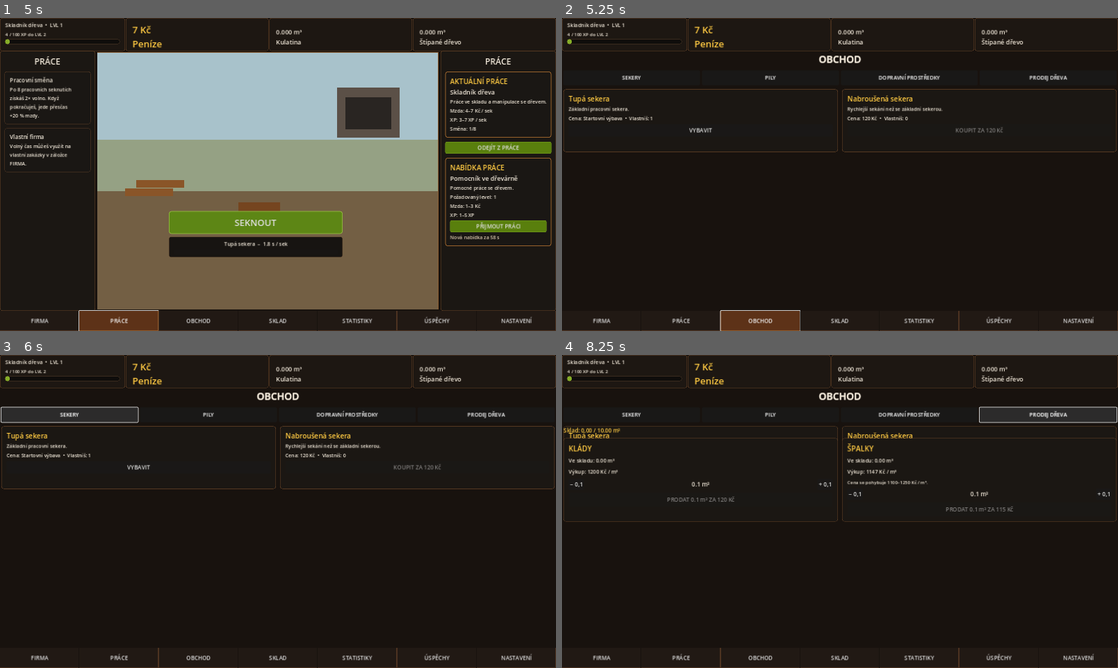
Above: before the commit, frames 1-4 (two rows, left to right).
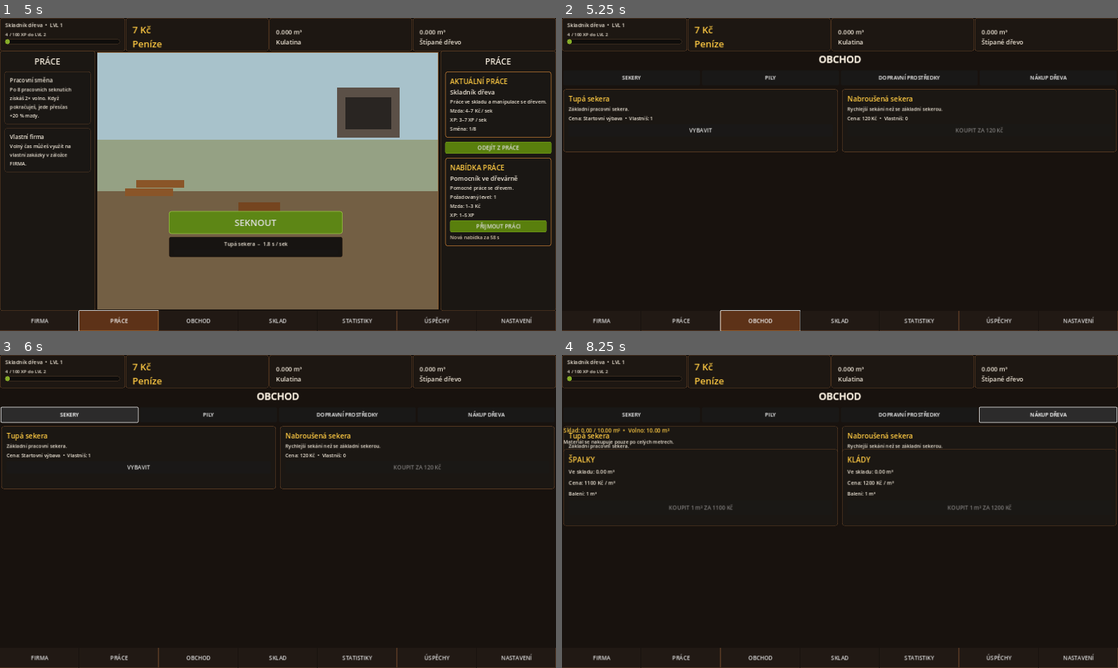
Above: after the commit, the same moments.

Repository: welewan-code/Lumberjack-John
Game: Godot game, scene res://Main.tscn
The game is run twice, just before and just after one commit, with the same random seed, the same clock (stepped at 60 frames per second) and the same inputs.
Inputs (mouse positions are in pixels of both pictures, inside the frame that each line leads up to):
- Up to frame 1 (5 s): click "SEKNOUT" at 0.5 s; click "ODEJÍT Z PRÁCE" at 1.25 s; click "PŘIJMOUT PRÁCI" at 2 s; click "FIRMA" at 2.75 s; click "ŠPALEK ŠTÍPAT" at 3.5 s; click "PRÁCE" at 4.25 s
- Up to frame 2 (5.25 s): click "OBCHOD" at 5 s
- Up to frame 3 (6 s): click "SEKERY" at 5.75 s
- Up to frame 4 (8.25 s): click "PILY" at 6.5 s; click "DOPRAVNÍ PROSTŘEDKY" at 7.25 s; click (1045, 414) at 8 s, where only the run before the commit has a clickable "PRODEJ DŘEVA"

Frame 1 is identical in both runs. In frame 2, less than 0.1% of the frame differs, in the area x 84-91%, y 17-21%; in frame 3, less than 0.1%; in frame 4, 2.6%, in the area x 0-100%, y 17-55%.

Commit message:
Change wood tab to whole-cubic-meter purchases

Diff:
--- a/shop_ui.gd
+++ b/shop_ui.gd
@@ -1,11 +1,11 @@
 extends Node
 
 const SHOP_SAVE_PATH := "user://shop_inventory.json"
-const CATEGORIES: Array[String] = ["SEKERY", "PILY", "DOPRAVNÍ PROSTŘEDKY", "PRODEJ DŘEVA"]
+const CATEGORIES: Array[String] = ["SEKERY", "PILY", "DOPRAVNÍ PROSTŘEDKY", "NÁKUP DŘEVA"]
 const LOG_PRICE_PER_M3: float = 1200.0
-const BLOCK_PRICE_MIN: int = 1100
-const BLOCK_PRICE_MAX: int = 1250
-const SALE_STEP: float = 0.1
+const BLOCK_PRICE_PER_M3: float = 1100.0
+const STORAGE_CAPACITY: float = 10.0
+const BUY_STEP_M3: float = 1.0
 
 const ITEMS: Dictionary = {
 	"wooden_axe": {"category":"SEKERY", "name":"Tupá sekera", "price":0, "asset":"res://assets/tools/wooden_axe.png", "desc":"Základní pracovní sekera."},
@@ -24,14 +24,9 @@
 	"wheelbarrow": 0,
 	"handcart": 0
 }
-var block_price_per_m3: float = 1100.0
-var log_sale_amount: float = 0.1
-var block_sale_amount: float = 0.1
 
 func _ready() -> void:
 	load_inventory()
-	randomize()
-	block_price_per_m3 = float(randi_range(BLOCK_PRICE_MIN, BLOCK_PRICE_MAX))
 
 func _render_shop() -> void:
 	var main := get_tree().current_scene
@@ -81,8 +76,8 @@
 	_refresh_category()
 
 func _render_category(main: Node, host: VBoxContainer) -> void:
-	if current_category == "PRODEJ DŘEVA":
-		_render_wood_sales(main, host)
+	if current_category == "NÁKUP DŘEVA":
+		_render_wood_buy(main, host)
 		return
 
 	var grid := GridContainer.new()
@@ -97,33 +92,45 @@
 		if str(item["category"]) == current_category:
 			_add_item_card(main, grid, str(item_id), item)
 
-func _render_wood_sales(main: Node, host: VBoxContainer) -> void:
-	var state := _main_state(main)
-	var used := _storage_used(state)
-	var storage := _make_label(main, "Sklad: %.2f / 10.00 m³" % used, 16)
+func _render_wood_buy(main: Node, host: VBoxContainer) -> void:
+	var state := _main_state(main)
+	var used: float = _storage_used(state)
+	var free: float = maxf(0.0, STORAGE_CAPACITY - used)
+	var storage := _make_label(main, "Sklad: %.2f / 10.00 m³  •  Volno: %.2f m³" % [used, free], 16)
 	storage.add_theme_color_override("font_color", Color("#ffca42"))
 	host.add_child(storage)
+
+	var info := _make_label(main, "Materiál se nakupuje pouze po celých metrech.", 14)
+	host.add_child(info)
 
 	var grid := GridContainer.new()
 	grid.columns = 2
 	grid.size_flags_horizontal = Control.SIZE_EXPAND_FILL
 	grid.add_theme_constant_override("h_separation", 12)
 	host.add_child(grid)
-	_add_wood_sale_card(main, grid, "logs_m3", "KLÁDY", LOG_PRICE_PER_M3, log_sale_amount)
-	_add_wood_sale_card(main, grid, "roundwood_m3", "ŠPALKY", block_price_per_m3, block_sale_amount)
-
-func _add_wood_sale_card(main: Node, grid: GridContainer, key: String, title_text: String, price: float, amount: float) -> void:
-	var state := _main_state(main)
-	var owned := float(state.get(key, 0.0))
+	_add_wood_buy_card(main, grid, "roundwood_m3", "ŠPALKY", BLOCK_PRICE_PER_M3)
+	_add_wood_buy_card(main, grid, "logs_m3", "KLÁDY", LOG_PRICE_PER_M3)
+
+func _add_wood_buy_card(main: Node, grid: GridContainer, key: String, title_text: String, price: float) -> void:
+	var state := _main_state(main)
+	var owned: float = float(state.get(key, 0.0))
+	var used: float = _storage_used(state)
+	var can_fit: bool = used + BUY_STEP_M3 <= STORAGE_CAPACITY + 0.0001
+	var can_afford: bool = float(state.get("money", 0.0)) >= price
+
 	var panel := PanelContainer.new()
 	panel.custom_minimum_size = Vector2(360, 220)
 	panel.size_flags_horizontal = Control.SIZE_EXPAND_FILL
 	panel.add_theme_stylebox_override("panel", _panel_style(main, "#1b1713", "#6b4628", 7, 1))
 	grid.add_child(panel)
+
 	var margin := MarginContainer.new()
-	for side in ["margin_left", "margin_right", "margin_top", "margin_bottom"]:
-		margin.add_theme_constant_override(side, 14)
+	margin.add_theme_constant_override("margin_left", 14)
+	margin.add_theme_constant_override("margin_right", 14)
+	margin.add_theme_constant_override("margin_top", 14)
+	margin.add_theme_constant_override("margin_bottom", 14)
 	panel.add_child(margin)
+
 	var box := VBoxContainer.new()
 	box.add_theme_constant_override("separation", 8)
 	margin.add_child(box)
@@ -131,40 +138,30 @@
 	title.add_theme_color_override("font_color", Color("#ffca42"))
 	box.add_child(title)
 	box.add_child(_make_label(main, "Ve skladu: %.2f m³" % owned, 15))
-	box.add_child(_make_label(main, "Výkup: %.0f Kč / m³" % price, 15))
-	if key == "roundwood_m3":
-		box.add_child(_make_label(main, "Cena se pohybuje 1100–1250 Kč / m³.", 13))
-	var row := HBoxContainer.new()
-	row.add_theme_constant_override("separation", 6)
-	box.add_child(row)
-	var minus := Button.new(); minus.text = "− 0,1"; minus.pressed.connect(_change_sale_amount.bind(key, -SALE_STEP)); row.add_child(minus)
-	var amount_label := _make_label(main, "%.1f m³" % amount, 17); amount_label.size_flags_horizontal = Control.SIZE_EXPAND_FILL; amount_label.horizontal_alignment = HORIZONTAL_ALIGNMENT_CENTER; row.add_child(amount_label)
-	var plus := Button.new(); plus.text = "+ 0,1"; plus.pressed.connect(_change_sale_amount.bind(key, SALE_STEP)); row.add_child(plus)
-	var payout := amount * price
-	var sell := Button.new()
-	sell.text = "PRODAT %.1f m³ ZA %.0f Kč" % [amount, payout]
-	sell.custom_minimum_size.y = 40
-	sell.disabled = owned + 0.0001 < amount or amount < SALE_STEP
-	sell.pressed.connect(_sell_wood.bind(key, amount, price))
-	box.add_child(sell)
-
-func _change_sale_amount(key: String, delta: float) -> void:
-	if key == "logs_m3":
-		log_sale_amount = maxf(SALE_STEP, snappedf(log_sale_amount + delta, SALE_STEP))
-	else:
-		block_sale_amount = maxf(SALE_STEP, snappedf(block_sale_amount + delta, SALE_STEP))
-	_refresh_category()
-
-func _sell_wood(key: String, amount: float, price: float) -> void:
-	var main := get_tree().current_scene
-	if main == null:
-		return
-	var state := _main_state(main)
-	var owned := float(state.get(key, 0.0))
-	if amount < SALE_STEP or owned + 0.0001 < amount:
-		return
-	state[key] = maxf(0.0, owned - amount)
-	state["money"] = float(state.get("money", 0.0)) + amount * price
+	box.add_child(_make_label(main, "Cena: %.0f Kč / m³" % price, 15))
+	box.add_child(_make_label(main, "Balení: 1 m³", 14))
+
+	var buy := Button.new()
+	buy.text = "KOUPIT 1 m³ ZA %.0f Kč" % price
+	buy.custom_minimum_size.y = 42
+	buy.disabled = not can_fit or not can_afford
+	buy.pressed.connect(_buy_wood.bind(key, price))
+	box.add_child(buy)
+
+	if not can_fit:
+		box.add_child(_make_label(main, "Ve skladu není místo na další 1 m³.", 13))
+
+func _buy_wood(key: String, price: float) -> void:
+	var main := get_tree().current_scene
+	if main == null:
+		return
+	var state := _main_state(main)
+	if float(state.get("money", 0.0)) < price:
+		return
+	if _storage_used(state) + BUY_STEP_M3 > STORAGE_CAPACITY + 0.0001:
+		return
+	state["money"] = float(state.get("money", 0.0)) - price
+	state[key] = float(state.get(key, 0.0)) + BUY_STEP_M3
 	main.set("state", state)
 	main.call("update_hud")
 	main.call("save_game")
@@ -179,99 +176,160 @@
 	panel.size_flags_horizontal = Control.SIZE_EXPAND_FILL
 	panel.add_theme_stylebox_override("panel", _panel_style(main, "#1b1713", "#6b4628", 7, 1))
 	grid.add_child(panel)
+
 	var margin := MarginContainer.new()
-	margin.add_theme_constant_override("margin_left", 14); margin.add_theme_constant_override("margin_right", 14); margin.add_theme_constant_override("margin_top", 12); margin.add_theme_constant_override("margin_bottom", 12)
+	margin.add_theme_constant_override("margin_left", 14)
+	margin.add_theme_constant_override("margin_right", 14)
+	margin.add_theme_constant_override("margin_top", 12)
+	margin.add_theme_constant_override("margin_bottom", 12)
 	panel.add_child(margin)
-	var row := HBoxContainer.new(); row.add_theme_constant_override("separation", 12); margin.add_child(row)
+
+	var row := HBoxContainer.new()
+	row.add_theme_constant_override("separation", 12)
+	margin.add_child(row)
+
 	var asset_path: String = str(item.get("asset", ""))
 	if asset_path != "" and ResourceLoader.exists(asset_path):
-		var tex := TextureRect.new(); tex.custom_minimum_size = Vector2(120, 120); tex.expand_mode = TextureRect.EXPAND_IGNORE_SIZE; tex.stretch_mode = TextureRect.STRETCH_KEEP_ASPECT_CENTERED
+		var tex := TextureRect.new()
+		tex.custom_minimum_size = Vector2(120, 120)
+		tex.expand_mode = TextureRect.EXPAND_IGNORE_SIZE
+		tex.stretch_mode = TextureRect.STRETCH_KEEP_ASPECT_CENTERED
 		var res := ResourceLoader.load(asset_path)
-		if res is Texture2D: tex.texture = res as Texture2D
+		if res is Texture2D:
+			tex.texture = res as Texture2D
 		row.add_child(tex)
-	var info := VBoxContainer.new(); info.size_flags_horizontal = Control.SIZE_EXPAND_FILL; info.add_theme_constant_override("separation", 5); row.add_child(info)
-	var name_label := _make_label(main, str(item["name"]), 20); name_label.add_theme_color_override("font_color", Color("#ffca42")); info.add_child(name_label)
+
+	var info := VBoxContainer.new()
+	info.size_flags_horizontal = Control.SIZE_EXPAND_FILL
+	info.add_theme_constant_override("separation", 5)
+	row.add_child(info)
+
+	var name_label := _make_label(main, str(item["name"]), 20)
+	name_label.add_theme_color_override("font_color", Color("#ffca42"))
+	info.add_child(name_label)
 	info.add_child(_make_label(main, str(item["desc"]), 14))
-	var price: int = int(item["price"]); var owned: int = _owned_count(main, item_id); var price_text := "Startovní výbava" if price <= 0 else "%d Kč" % price
+
+	var price: int = int(item["price"])
+	var owned: int = _owned_count(main, item_id)
+	var price_text := "Startovní výbava" if price <= 0 else "%d Kč" % price
 	info.add_child(_make_label(main, "Cena: %s  •  Vlastníš: %d" % [price_text, owned], 14))
-	var action := Button.new(); action.custom_minimum_size.y = 36
+
+	var action := Button.new()
+	action.custom_minimum_size.y = 36
 	if item_id == "wooden_axe":
-		action.text = "VYBAVIT"; action.pressed.connect(_equip_axe.bind("wooden"))
+		action.text = "VYBAVIT"
+		action.pressed.connect(_equip_axe.bind("wooden"))
 	elif item_id == "sharpened_axe" and owned > 0:
-		action.text = "VYBAVIT"; action.pressed.connect(_equip_axe.bind("sharpened"))
+		action.text = "VYBAVIT"
+		action.pressed.connect(_equip_axe.bind("sharpened"))
 	else:
-		action.text = "KOUPIT ZA %d Kč" % price; action.disabled = float(_main_state(main).get("money", 0.0)) < float(price); action.pressed.connect(_buy_item.bind(item_id))
+		action.text = "KOUPIT ZA %d Kč" % price
+		action.disabled = float(_main_state(main).get("money", 0.0)) < float(price)
+		action.pressed.connect(_buy_item.bind(item_id))
 	info.add_child(action)
 
 func _buy_item(item_id: String) -> void:
-	if not ITEMS.has(item_id): return
-	var main := get_tree().current_scene
-	if main == null: return
-	var item: Dictionary = ITEMS[item_id]; var price: int = int(item["price"]); var state := _main_state(main)
-	if float(state.get("money", 0.0)) < float(price): return
+	if not ITEMS.has(item_id):
+		return
+	var main := get_tree().current_scene
+	if main == null:
+		return
+	var item: Dictionary = ITEMS[item_id]
+	var price: int = int(item["price"])
+	var state := _main_state(main)
+	if float(state.get("money", 0.0)) < float(price):
+		return
 	state["money"] = float(state.get("money", 0.0)) - float(price)
-	if item_id == "sharpened_axe": state["sharpened_axe_qty"] = int(state.get("sharpened_axe_qty", 0)) + 1
+	if item_id == "sharpened_axe":
+		state["sharpened_axe_qty"] = int(state.get("sharpened_axe_qty", 0)) + 1
 	inventory[item_id] = int(inventory.get(item_id, 0)) + 1
-	main.set("state", state); main.call("update_hud"); main.call("save_game"); save_inventory(); _refresh_category()
+	main.set("state", state)
+	main.call("update_hud")
+	main.call("save_game")
+	save_inventory()
+	_refresh_category()
 
 func _equip_axe(axe_id: String) -> void:
 	var main := get_tree().current_scene
-	if main == null: return
-	var state := _main_state(main)
-	if axe_id == "sharpened" and int(state.get("sharpened_axe_qty", 0)) <= 0 and int(inventory.get("sharpened_axe", 0)) <= 0: return
-	state["equipped_axe"] = axe_id; main.set("state", state); main.call("save_game"); _refresh_category()
+	if main == null:
+		return
+	var state := _main_state(main)
+	if axe_id == "sharpened" and int(state.get("sharpened_axe_qty", 0)) <= 0 and int(inventory.get("sharpened_axe", 0)) <= 0:
+		return
+	state["equipped_axe"] = axe_id
+	main.set("state", state)
+	main.call("save_game")
+	_refresh_category()
 
 func _refresh_category() -> void:
 	var main := get_tree().current_scene
-	if main == null: return
+	if main == null:
+		return
 	var host := _find_named_node(main, "ShopCategoryHost")
 	if host is VBoxContainer:
-		for child in host.get_children(): child.queue_free()
+		for child in host.get_children():
+			child.queue_free()
 		await get_tree().process_frame
-		if is_instance_valid(host): _render_category(main, host as VBoxContainer)
+		if is_instance_valid(host):
+			_render_category(main, host as VBoxContainer)
 
 func _owned_count(main: Node, item_id: String) -> int:
 	var state := _main_state(main)
-	if item_id == "wooden_axe": return maxi(1, int(state.get("wooden_axe_qty", 1)))
-	if item_id == "sharpened_axe": return maxi(int(state.get("sharpened_axe_qty", 0)), int(inventory.get(item_id, 0)))
+	if item_id == "wooden_axe":
+		return maxi(1, int(state.get("wooden_axe_qty", 1)))
+	if item_id == "sharpened_axe":
+		return maxi(int(state.get("sharpened_axe_qty", 0)), int(inventory.get(item_id, 0)))
 	return int(inventory.get(item_id, 0))
 
 func _main_state(main: Node) -> Dictionary:
 	var value = main.get("state")
-	if value is Dictionary: return value as Dictionary
+	if value is Dictionary:
+		return value as Dictionary
 	return {}
 
 func _make_label(main: Node, text_value: String, size: int) -> Label:
 	var value = main.call("make_label", text_value, size)
-	if value is Label: return value as Label
-	var label := Label.new(); label.text = text_value; return label
+	if value is Label:
+		return value as Label
+	var label := Label.new()
+	label.text = text_value
+	return label
 
 func _panel_style(main: Node, bg: String, border: String, radius: int, width: int) -> StyleBoxFlat:
 	var value = main.call("panel_style", bg, border, radius, width)
-	if value is StyleBoxFlat: return value as StyleBoxFlat
+	if value is StyleBoxFlat:
+		return value as StyleBoxFlat
 	return StyleBoxFlat.new()
 
 func _find_named_node(root: Node, node_name: String) -> Node:
 	for node in _all_nodes(root):
-		if node.name == node_name: return node
+		if node.name == node_name:
+			return node
 	return null
 
 func _all_nodes(root: Node) -> Array[Node]:
-	var result: Array[Node] = []; var stack: Array[Node] = [root]
+	var result: Array[Node] = []
+	var stack: Array[Node] = [root]
 	while not stack.is_empty():
-		var current: Node = stack.pop_back(); result.append(current)
-		for child in current.get_children(): stack.append(child)
+		var current: Node = stack.pop_back()
+		result.append(current)
+		for child in current.get_children():
+			stack.append(child)
 	return result
 
 func save_inventory() -> void:
 	var f := FileAccess.open(SHOP_SAVE_PATH, FileAccess.WRITE)
-	if f != null: f.store_string(JSON.stringify(inventory))
+	if f != null:
+		f.store_string(JSON.stringify(inventory))
 
 func load_inventory() -> void:
-	if not FileAccess.file_exists(SHOP_SAVE_PATH): return
+	if not FileAccess.file_exists(SHOP_SAVE_PATH):
+		return
 	var f := FileAccess.open(SHOP_SAVE_PATH, FileAccess.READ)
-	if f == null: return
+	if f == null:
+		return
 	var parsed = JSON.parse_string(f.get_as_text())
 	if parsed is Dictionary:
 		for key in inventory.keys():
-			if parsed.has(key): inventory[key] = int(parsed[key])
+			if parsed.has(key):
+				inventory[key] = int(parsed[key])
